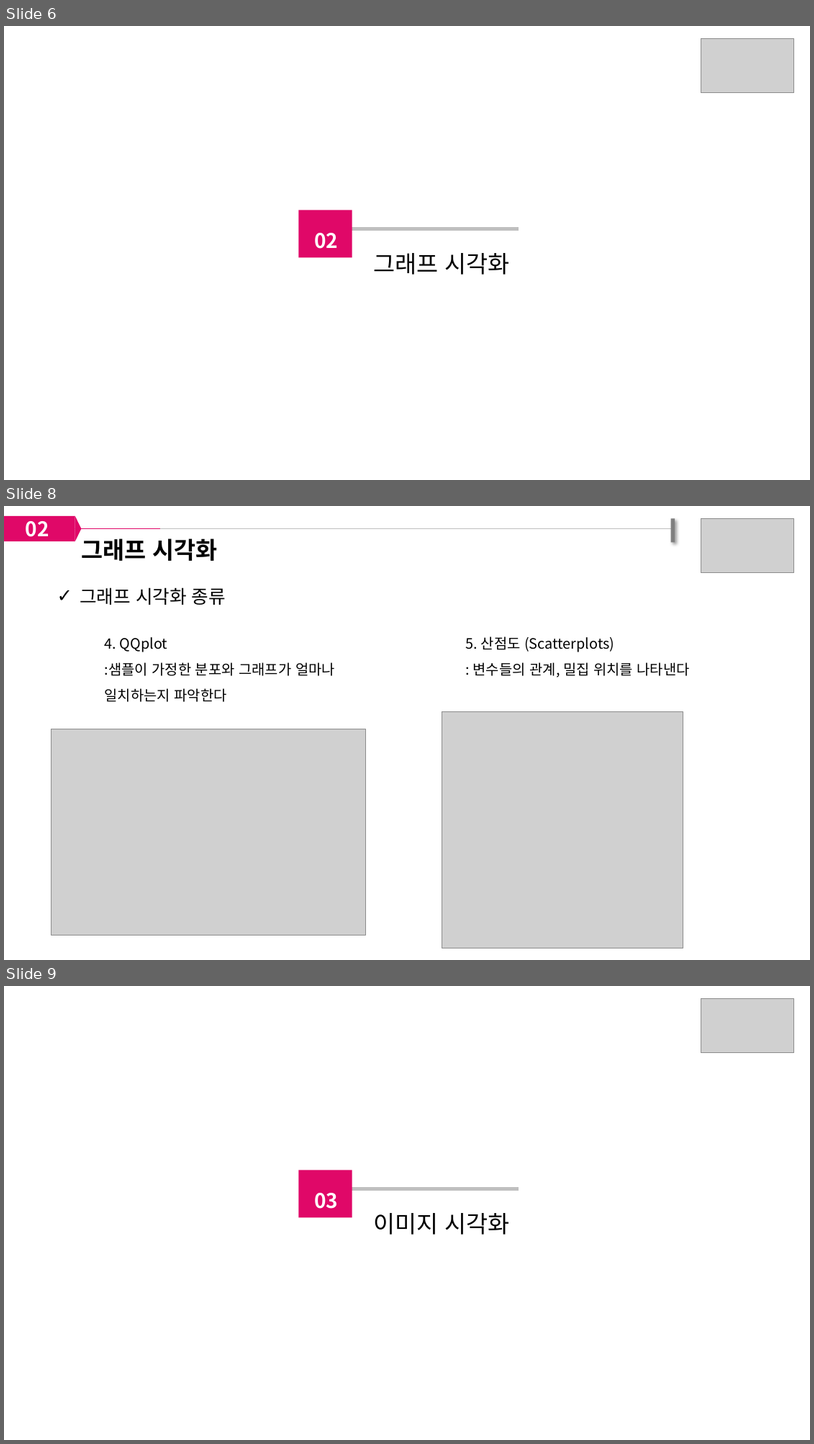
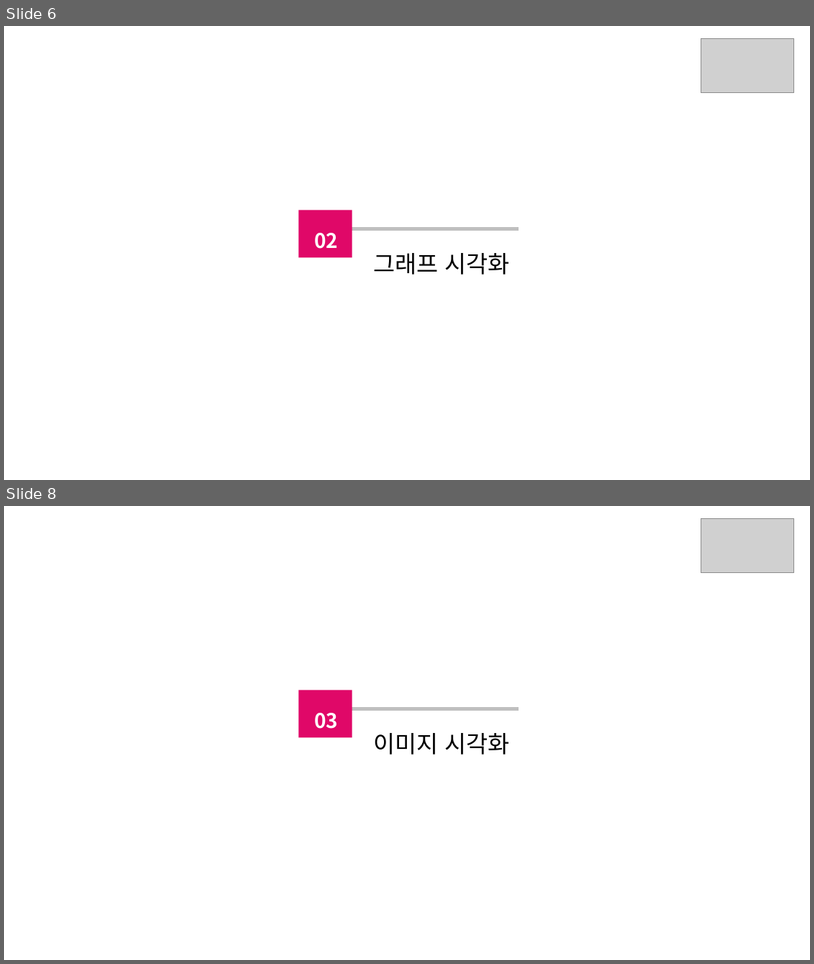
Before and after one commit to paullabkorea/tutorialproject, a slide deck: Data analysis/03. 3일차/데이터시각화.pptx. Shown one above the other, each under a label of ours: slides 6, 8 and 9 before the commit, slides 6 and 8 after it; the slides between them are not shown. The pictures are 814x1444 and 814x964 pixels, drawn with LibreOffice and Linux fonts; fonts in the diff are those of the drawing; grey boxes stand for pictures. Boxes give left, top, right and bottom in pixels: in the first picture for what was removed or moved away, otherwise in the second. Text is boxed around its words. In the diff, an @@ line names an element or a change of style, - is before the commit and + after.

```diff
--- a/Data analysis/03. 3일차/데이터시각화.pptx
+++ b/Data analysis/03. 3일차/데이터시각화.pptx
@@ slide 8 removed at <box>4,506,810,960</box>, background #FFFFFF @@
@@ rectangle removed at <box>4,515,75,541</box> @@
@@ text removed at <box>26,521,49,542</box> @@
-02
@@ triangle removed at <box>75,515,82,541</box> @@
@@ rectangle removed at <box>671,519,676,542</box> @@
@@ picture removed at <box>701,519,794,573</box> @@
@@ line removed from (32, 529) to (672, 529) @@
@@ line removed from (78, 529) to (160, 529) @@
@@ text removed at <box>81,538,218,561</box> @@
-그래프 시각화
@@ text removed at <box>80,587,226,605</box> @@
-  ✓ 그래프 시각화 종류
@@ text removed at <box>105,637,335,702</box> @@
-    4. QQplot
-    :샘플이 가정한 분포와 그래프가 얼마나 일치하는지 파악한다
@@ text removed at <box>466,636,690,677</box> @@
-    5. 산점도 (Scatterplots)
-    : 변수들의 관계, 밀집 위치를 나타낸다
@@ picture removed at <box>442,712,684,947</box> @@
@@ picture removed at <box>52,728,366,935</box> @@
@@ what was slide 9 is now slide 8 @@
```
Also in this commit, not shown: 5 slides changed.
